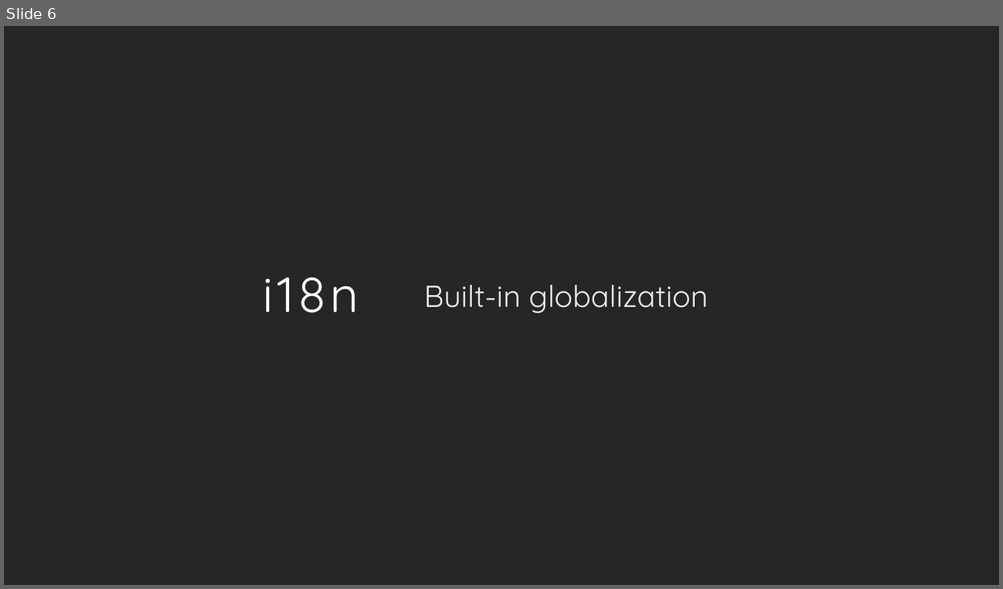
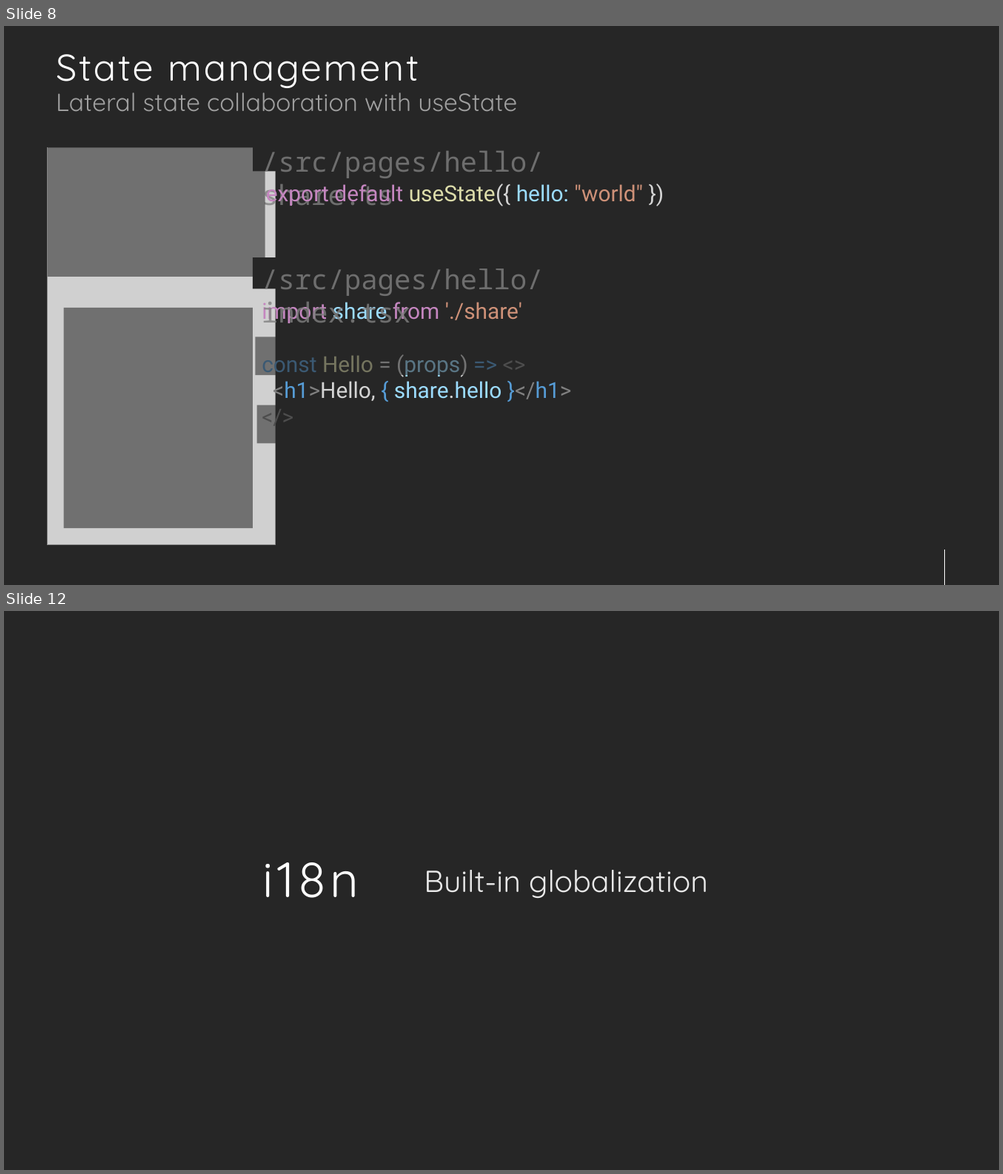
Before and after one commit to jsenaribeiro/jsenaribeiro.github.io, a slide deck: react-away/slides/tutorial.pptx. Shown one above the other, each under a label of ours: slide 6 before the commit, slides 8 and 12 after it; the slides between them are not shown. The pictures are 1003x589 and 1003x1174 pixels, drawn with LibreOffice and Linux fonts; fonts in the diff are those of the drawing; grey boxes stand for pictures; background and template pictures are left out. Boxes give left, top, right and bottom in pixels: in the first picture for what was removed or moved away, otherwise in the second. Text is boxed around its words. In the diff, an @@ line names an element or a change of style, - is before the commit and + after.

```diff
--- a/react-away/slides/tutorial.pptx
+++ b/react-away/slides/tutorial.pptx
@@ slide 8 added at (4, 26, 999, 585), background #262626 @@
@@ title added at (56, 54, 418, 88), 54 pt, text #FFFFFF @@
+State management
@@ text added at (56, 85, 517, 111), 36 pt, text #BFBFBF at 80% opacity @@
+Lateral state collaboration with useState
@@ picture added at (47, 147, 275, 545) @@
@@ rectangle added at (48, 144, 265, 277), fill #262626 at 56% opacity @@
@@ text added at (262, 151, 543, 212), 40 pt, text #808080 at 80% opacity @@
+/src/pages/hello/share.ts
@@ text added at (266, 181, 643, 207), 32 pt, text #C586C0 @@
+export default useState({ hello: "world" })
@@ text added at (262, 269, 543, 330), 40 pt, text #808080 at 80% opacity @@
+/src/pages/hello/index.tsx
@@ rectangle added at (64, 308, 253, 528), fill #262626 at 56% opacity @@
@@ text added at (262, 298, 572, 404), 32 pt, text #9CDCFE @@
+import share from './share'
+const Hello = (props) => <>
+<h1>Hello, { share.hello }</h1>
+</>
@@ rectangle added at (255, 338, 617, 375), fill #262626 at 56% opacity @@
@@ rectangle added at (256, 406, 619, 443), fill #262626 at 56% opacity @@
@@ line added from (944, 550) to (944, 585), #FFFFFF 0.75 pt @@
@@ what was slide 6 is now slide 12 @@
```
Also in this commit, not shown: 13 slides changed, 11 other slides added, 17 slides removed, 45 other files.
